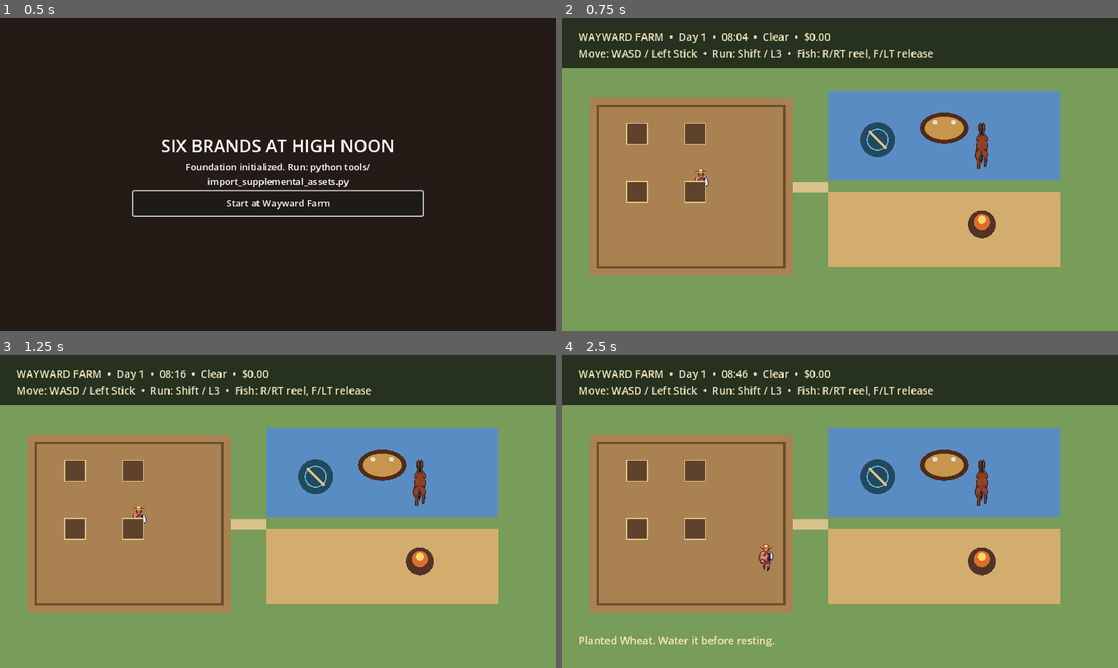
Above: before the commit, frames 1-4 (two rows, left to right).
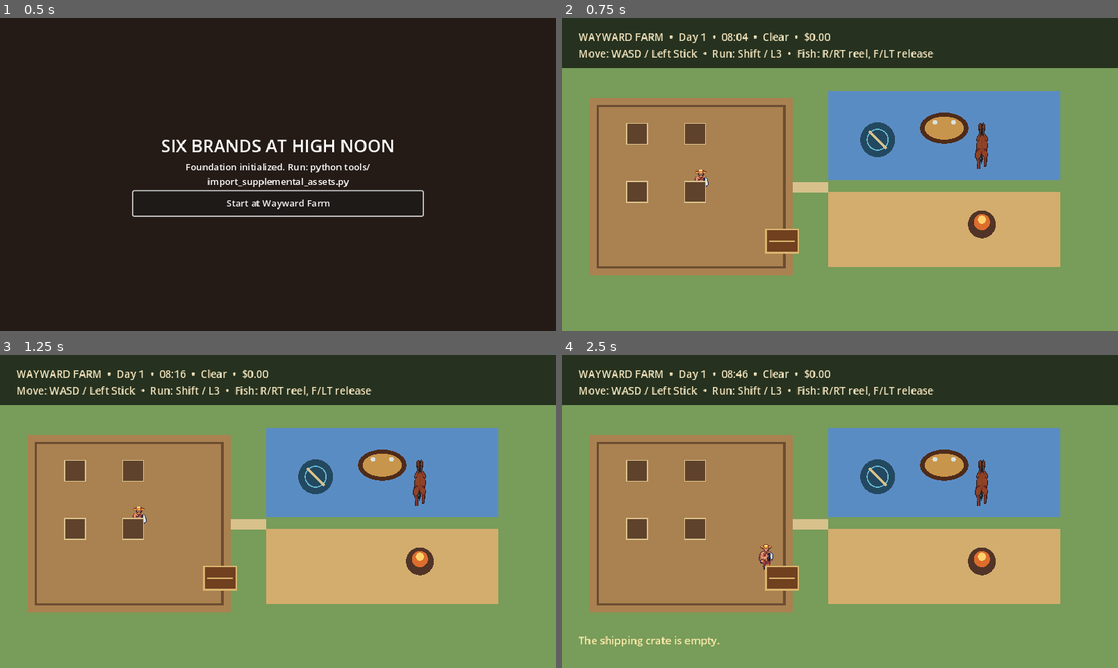
Above: after the commit, the same moments.

Repository: DocDamage/mahjongRPG
Game: Godot game, scene res://src/bootstrap/bootstrap.tscn
The game is run twice, just before and just after one commit, with the same random seed, the same clock (stepped at 60 frames per second) and the same inputs.
Inputs (mouse positions are in pixels of both pictures, inside the frame that each line leads up to):
- Up to frame 1 (0.5 s): no input
- Up to frame 2 (0.75 s): click "Start at Wayward Farm" at 0.5 s
- Up to frame 3 (1.25 s): no input
- Up to frame 4 (2.5 s): tap Enter at 1.25 s; move the mouse to (962, 495) at 1.27 s; hold D (move_right) 1.28-2.03 s; hold R (fish_reel) 1.28-2.03 s; click (962, 495) at 1.42 s; tap Space at 1.52, 2.27 s; tap F (fish_release) at 1.55, 2.1 s; move the mouse to (728, 527) at 2.02 s; hold S (move_down) from 2.03 s (still down); tap E (interact) at 2.3 s

Frame 1 is identical in both runs. In frame 2, 0.5% of the frame differs, in the area x 36-43%, y 67-76%; in frame 3, 0.5%; in frame 4, 0.9%, in the area x 3-43%, y 67-94%.

Commit message:
Add farm shipping crate economy loop

Diff:
--- /dev/null
+++ b/data/items/vertical_slice_items.json
@@ -0,0 +1,15 @@
+{
+  "schema_version": 1,
+  "items": [
+    {"id": "crop_beans", "sell_value_cents": 70},
+    {"id": "crop_corn", "sell_value_cents": 120},
+    {"id": "crop_tomato", "sell_value_cents": 100},
+    {"id": "crop_wheat", "sell_value_cents": 80},
+    {"id": "fish_anchovy", "sell_value_cents": 45},
+    {"id": "fish_bluegill", "sell_value_cents": 85},
+    {"id": "fish_catfish", "sell_value_cents": 160},
+    {"id": "fish_river_bass", "sell_value_cents": 140},
+    {"id": "fish_sunfish", "sell_value_cents": 55},
+    {"id": "fish_trout", "sell_value_cents": 240}
+  ]
+}
--- /dev/null
+++ b/src/economy/shipping_crate.gd
@@ -0,0 +1,42 @@
+extends "res://src/interaction/world_interactable.gd"
+
+const ShippingService = preload("res://src/economy/shipping_service.gd")
+
+signal feedback(message: String)
+
+var shipping = ShippingService.new()
+
+
+func _ready() -> void:
+	interacted.connect(_on_interacted)
+	_load_prices()
+	queue_redraw()
+
+
+func _draw() -> void:
+	draw_rect(Rect2(-28, -20, 56, 40), Color("71401f"))
+	draw_rect(Rect2(-28, -20, 56, 40), Color("d9b46e"), false, 3.0)
+	draw_line(Vector2(-22, 0), Vector2(22, 0), Color("d9b46e"), 2.0)
+
+
+func _on_interacted(_actor: Node2D) -> void:
+	var result: Dictionary = shipping.ship_all(GameSession.inventory)
+	if result.has("error"):
+		feedback.emit("The shipping crate is unavailable.")
+		return
+	var item_count := int(result.get("items", 0))
+	var earned := int(result.get("earned_cents", 0))
+	if item_count == 0:
+		feedback.emit("The shipping crate is empty.")
+		return
+	feedback.emit("Shipped %d item(s) for $%.2f." % [item_count, earned / 100.0])
+
+
+func _load_prices() -> void:
+	var file := FileAccess.open("res://data/items/vertical_slice_items.json", FileAccess.READ)
+	if file == null:
+		push_error("Missing vertical-slice item data")
+		return
+	var parsed: Variant = JSON.parse_string(file.get_as_text())
+	if not parsed is Dictionary or shipping.configure(parsed) != OK:
+		push_error("Invalid vertical-slice item data")
--- /dev/null
+++ b/src/economy/shipping_service.gd
@@ -0,0 +1,39 @@
+extends RefCounted
+
+var _prices: Dictionary = {}
+
+
+func configure(data: Dictionary) -> Error:
+	var entries_value: Variant = data.get("items", [])
+	if not entries_value is Array:
+		return ERR_INVALID_DATA
+	_prices.clear()
+	for entry_value in entries_value:
+		if not entry_value is Dictionary:
+			return ERR_INVALID_DATA
+		var entry: Dictionary = entry_value
+		var item_id := StringName(entry.get("id", ""))
+		var price := int(entry.get("sell_value_cents", -1))
+		if item_id.is_empty() or price < 0 or _prices.has(item_id):
+			return ERR_INVALID_DATA
+		_prices[item_id] = price
+	return OK
+
+
+func ship_all(inventory) -> Dictionary:
+	if inventory == null:
+		return {"error": ERR_INVALID_PARAMETER}
+	var item_count := 0
+	var earned := 0
+	var item_ids: Array = inventory.items.keys()
+	for item_value in item_ids:
+		var item_id := StringName(item_value)
+		var count: int = inventory.item_count(item_id)
+		if count <= 0 or not _prices.has(item_id):
+			continue
+		inventory.remove_item(item_id, count)
+		item_count += count
+		earned += count * int(_prices[item_id])
+	if earned > 0:
+		inventory.add_money(earned)
+	return {"items": item_count, "earned_cents": earned}
--- a/src/farm/farm_plot.gd
+++ b/src/farm/farm_plot.gd
@@ -36,7 +36,11 @@
 		feedback.emit("Planted %s. Water it before resting." % starter_crop.capitalize())
 	elif crop.state == crop.State.READY:
 		var harvest: Dictionary = GameSession.farm.harvest(grid_cell)
-		feedback.emit("Harvested %s." % harvest.get("crop_id", starter_crop))
+		var crop_id := StringName(harvest.get("crop_id", starter_crop))
+		if not harvest.has("error") and GameSession.inventory.add_item(StringName("crop_%s" % crop_id), int(harvest.get("quantity", 1))) == OK:
+			feedback.emit("Harvested %s and added it to inventory." % crop_id.capitalize())
+		else:
+			feedback.emit("Harvest failed.")
 	elif crop.state in [crop.State.DEAD, crop.State.HARVESTED]:
 		feedback.emit("This plot needs a fresh seed.")
 	else:
--- a/src/world/wayward_farm.gd
+++ b/src/world/wayward_farm.gd
@@ -14,6 +14,7 @@
 	$FishingSpot.feedback.connect(_show_message)
 	$Horse.feedback.connect(_show_message)
 	$MahjongTable.feedback.connect(_show_message)
+	$ShippingCrate.feedback.connect(_show_message)
 	_update_status(GameSession.day, GameSession.minute_of_day)
 
 
--- a/src/world/wayward_farm.tscn
+++ b/src/world/wayward_farm.tscn
@@ -7,6 +7,7 @@
 [ext_resource type="Script" path="res://src/fishing/fishing_spot.gd" id="5_fishing"]
 [ext_resource type="Script" path="res://src/horses/horse_actor.gd" id="6_horse"]
 [ext_resource type="Script" path="res://src/mahjong/presentation/mahjong_table_interactable.gd" id="7_mahjong"]
+[ext_resource type="Script" path="res://src/economy/shipping_crate.gd" id="8_shipping"]
 
 [sub_resource type="CircleShape2D" id="CircleShape2D_plot"]
 radius = 26.0
@@ -22,6 +23,9 @@
 
 [sub_resource type="CircleShape2D" id="CircleShape2D_mahjong"]
 radius = 48.0
+
+[sub_resource type="CircleShape2D" id="CircleShape2D_shipping"]
+radius = 38.0
 
 [node name="WaywardFarm" type="Node2D"]
 script = ExtResource("1_world")
@@ -117,6 +121,16 @@
 [node name="CollisionShape2D" type="CollisionShape2D" parent="MahjongTable"]
 shape = SubResource("CircleShape2D_mahjong")
 
+[node name="ShippingCrate" type="Area2D" parent="."]
+position = Vector2(380, 385)
+collision_layer = 2
+collision_mask = 0
+script = ExtResource("8_shipping")
+prompt_text = "Ship inventory"
+
+[node name="CollisionShape2D" type="CollisionShape2D" parent="ShippingCrate"]
+shape = SubResource("CircleShape2D_shipping")
+
 [node name="HUD" type="CanvasLayer" parent="."]
 
 [node name="Status" type="Label" parent="HUD"]
--- a/tests/test_runner.gd
+++ b/tests/test_runner.gd
@@ -4,6 +4,7 @@
 	"res://tests/unit/test_game_session.gd",
 	"res://tests/unit/test_input_service.gd",
 	"res://tests/unit/test_inventory_service.gd",
+	"res://tests/unit/test_shipping_service.gd",
 	"res://tests/unit/test_brand_claims.gd",
 	"res://tests/unit/test_basic_trail_ai.gd",
 	"res://tests/unit/test_farm_service.gd",
--- /dev/null
+++ b/tests/unit/test_shipping_service.gd
@@ -0,0 +1,22 @@
+extends RefCounted
+
+const InventoryService = preload("res://src/inventory/inventory_service.gd")
+const ShippingService = preload("res://src/economy/shipping_service.gd")
+
+
+func run() -> Array[String]:
+	var failures: Array[String] = []
+	var shipping = ShippingService.new()
+	if shipping.configure({"items": [{"id": "crop_beans", "sell_value_cents": 70}, {"id": "fish_trout", "sell_value_cents": 240}]}) != OK:
+		failures.append("shipping prices should load from declarative item data")
+		return failures
+	var inventory = InventoryService.new()
+	inventory.add_item(&"crop_beans", 2)
+	inventory.record_fish(&"trout", 240)
+	inventory.add_item(&"unknown", 3)
+	var shipped: Dictionary = shipping.ship_all(inventory)
+	if int(shipped.get("items", 0)) != 3 or int(shipped.get("earned_cents", 0)) != 380:
+		failures.append("shipping should total priced crop and fish inventory")
+	if inventory.money_cents != 380 or inventory.item_count(&"unknown") != 3 or inventory.item_count(&"crop_beans") != 0:
+		failures.append("shipping should leave unsupported items and remove only sold stock")
+	return failures
Not shown, added: src/economy/shipping_crate.gd.uid
Not shown, added: src/economy/shipping_service.gd.uid
Not shown: 1 places in src/world/wayward_farm.tscn that only renumber resources
Not shown, added: tests/unit/test_shipping_service.gd.uid
